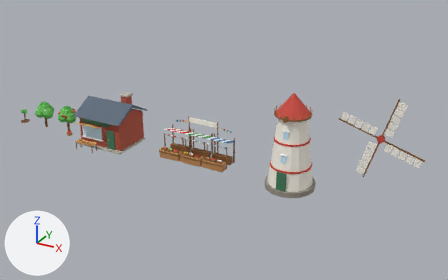
The glTF model public/models/buildings/farm-valley.glb, before and after one commit.
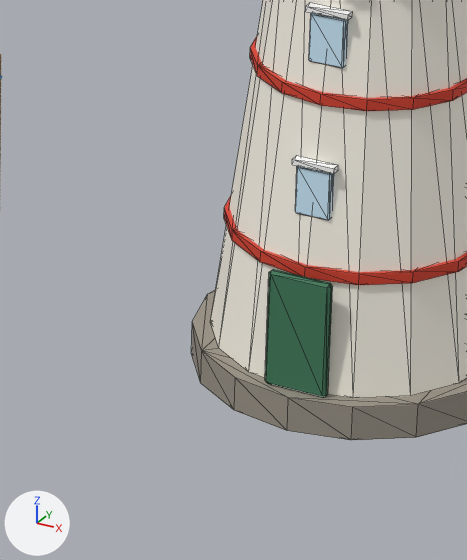
The first picture shows the older version from a 50 mm lens placed at (240.5, -45.8, 26.0), pointed at (215.0, 0.5, 2.8). The close-ups show the older and then the newer version on the part from 52% to 69% of the width and 46% to 78% of the height of that picture. Only the edits that show in the close-ups are written down. The lights are fixed; the arrows at lower left show +X, +Y and +Z. The close-ups show mesh edges as thin lines. Where no turn or scale is listed for an object, it has been applied to the vertices. Vertices at exactly the same position are counted once.

Objects in the first close-up: 'fm_windmill_fixed_mesh' and 1 more.
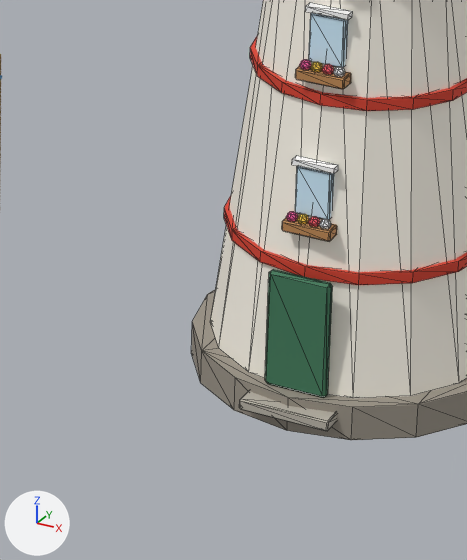
Where the newer file only moved an object's origin or applied its transform, the numbers keep the older frame.

The edits, one by one:
me_fm_windmill_fixed_mesh is used by ob_fm_windmill_fixed_mesh; location (222.0, 0.0, 4.4).
me_fm_windmill_fixed_mesh had 409 vertices, 706 faces and spanned x -2.25..2.25, y -2.25..2.25, z -4.4..4.4.
me_fm_windmill_fixed_mesh now has 661 vertices, 1158 faces and spans x -2.25..2.25, y -2.4..2.25, z -4.4..5.3.
me_fm_windmill_fixed_mesh part 1: a new loose piece, a UV sphere (6 segments, 4 rings, poles along z) spanning x -0.31..-0.17, y -1.89..-1.73, z -1.54..-1.38, in mat_toy.
me_fm_windmill_fixed_mesh part 2: a new loose piece, a UV sphere (6 segments, 4 rings, poles along z) spanning x -0.15..-0.01, y -1.89..-1.73, z -1.54..-1.38, in mat_toy.
me_fm_windmill_fixed_mesh part 3: a new loose piece, a UV sphere (6 segments, 4 rings, poles along z) spanning x 0.01..0.15, y -1.89..-1.73, z -1.54..-1.38, in mat_toy.
me_fm_windmill_fixed_mesh part 4: a new loose piece, a UV sphere (6 segments, 4 rings, poles along z) spanning x 0.17..0.31, y -1.89..-1.73, z -1.54..-1.38, in mat_toy.
me_fm_windmill_fixed_mesh part 5: a new loose piece, a UV sphere (6 segments, 4 rings, poles along z) spanning x -0.31..-0.17, y -1.65..-1.49, z 0.56..0.72, in mat_toy.
me_fm_windmill_fixed_mesh part 6: a new loose piece, a UV sphere (6 segments, 4 rings, poles along z) spanning x -0.15..-0.01, y -1.65..-1.49, z 0.56..0.72, in mat_toy.
me_fm_windmill_fixed_mesh part 7: a new loose piece, a UV sphere (6 segments, 4 rings, poles along z) spanning x 0.01..0.15, y -1.65..-1.49, z 0.56..0.72, in mat_toy.
me_fm_windmill_fixed_mesh part 8: a new loose piece, a UV sphere (6 segments, 4 rings, poles along z) spanning x 0.17..0.31, y -1.65..-1.49, z 0.56..0.72, in mat_toy.
me_fm_windmill_fixed_mesh part 9: a new loose piece of 24 vertices spanning x -0.35..0.35, y -1.9..-1.65, z -1.66..-1.5, in mat_toy.
me_fm_windmill_fixed_mesh part 10: a new loose piece of 24 vertices spanning x -0.35..0.35, y -1.65..-1.4, z 0.44..0.6, in mat_toy.
me_fm_windmill_fixed_mesh part 11: a new loose piece of 24 vertices spanning x -0.65..0.65, y -2.4..-1.9, z -4.18..-4.02, in mat_toy.
Other edits to the shape of me_fm_windmill_fixed_mesh do not show in these pictures.

What differs and where, as boxes (x1, y1, x2, y2) in the close-ups (467 x 560 px):
part 1 of me_fm_windmill_fixed_mesh, added
    after: (286, 211, 298, 221)
part 2 of me_fm_windmill_fixed_mesh, added
    after: (297, 214, 309, 224)
part 3 of me_fm_windmill_fixed_mesh, added
    after: (308, 217, 320, 227)
part 4 of me_fm_windmill_fixed_mesh, added
    after: (319, 219, 331, 229)
part 5 of me_fm_windmill_fixed_mesh, added
    after: (300, 59, 311, 70)
part 6 of me_fm_windmill_fixed_mesh, added
    after: (311, 62, 323, 72)
part 7 of me_fm_windmill_fixed_mesh, added
    after: (322, 64, 334, 74)
part 8 of me_fm_windmill_fixed_mesh, added
    after: (333, 67, 345, 77)
part 9 of me_fm_windmill_fixed_mesh, added (brown)
    after: (282, 216, 337, 241)
part 10 of me_fm_windmill_fixed_mesh, added (brown)
    after: (295, 65, 351, 89)
part 11 of me_fm_windmill_fixed_mesh, added
    after: (239, 391, 337, 431)
